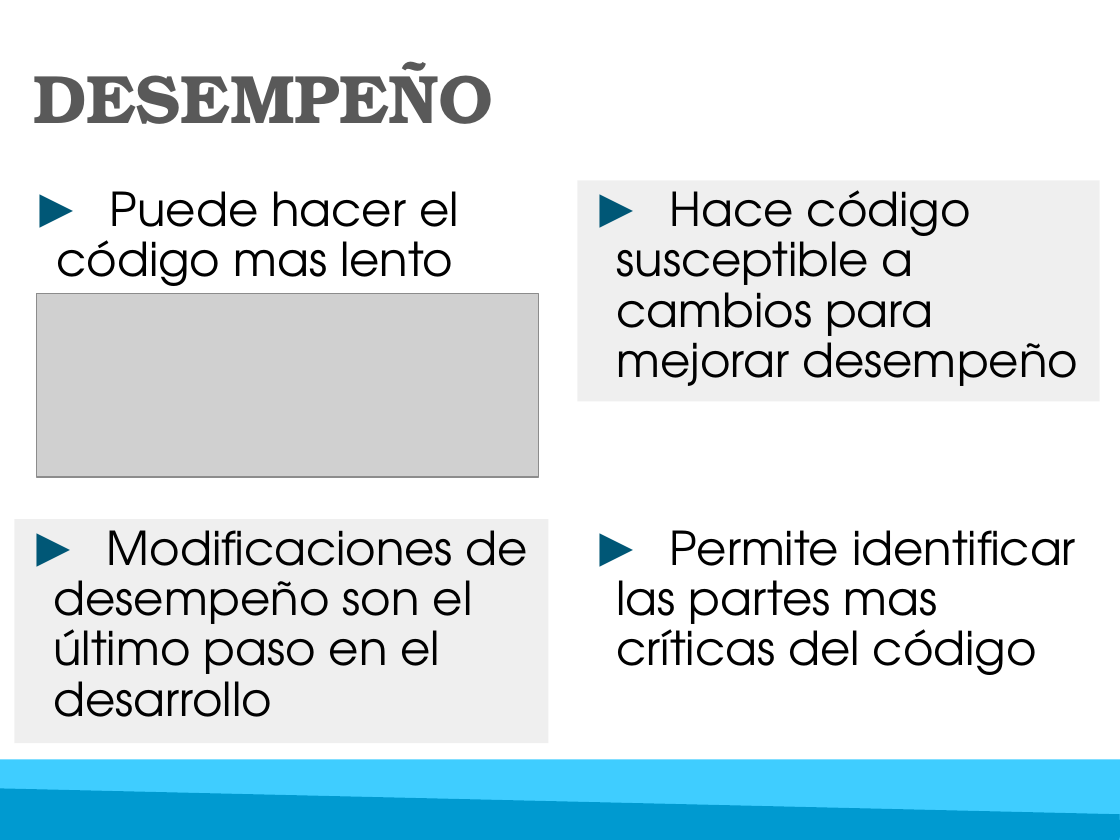
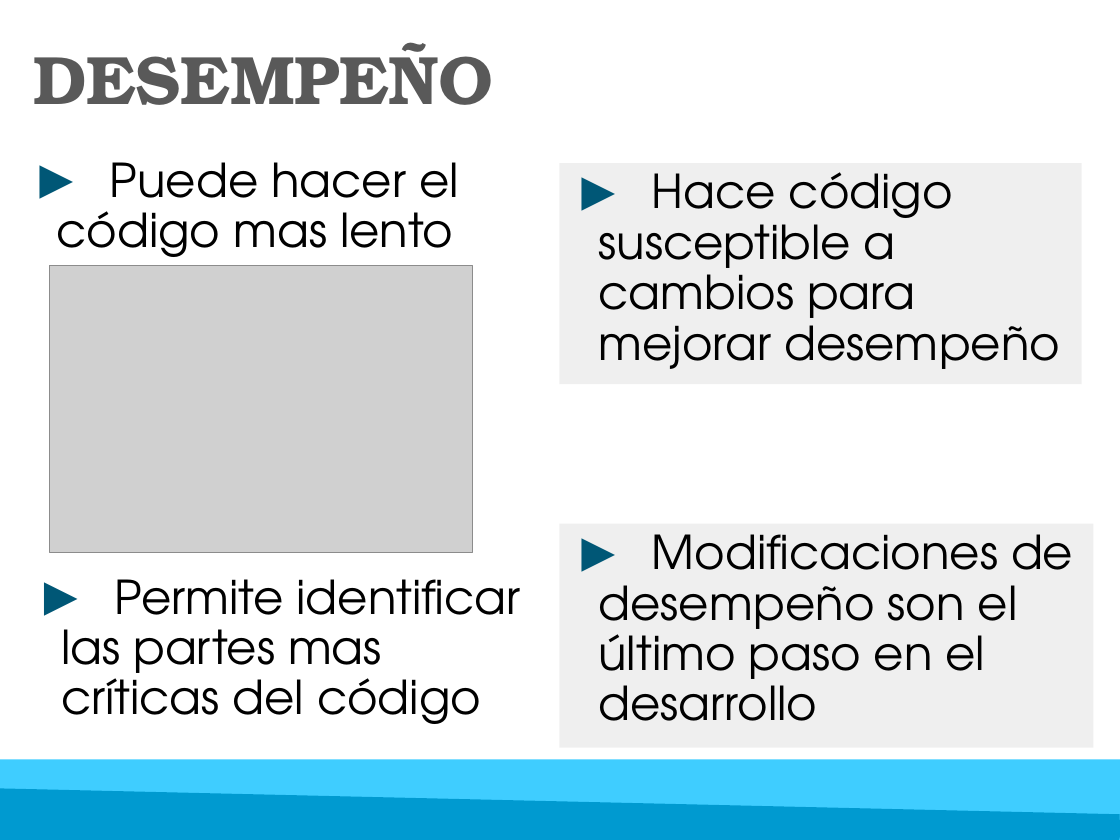
Before and after one commit to luisgepeto/RefactoringCourse, a slide deck: slide 9 of Presentacion/Refactoring.pptx (slide 8 before the commit). Drawn at 1120x840 pixels with LibreOffice and Linux fonts; fonts in the diff are those of the drawing; grey boxes stand for pictures. Boxes give left, top, right and bottom in pixels: in the first picture for what was removed or moved away, otherwise in the second. Text is boxed around its words. In the diff, an @@ line names an element or a change of style, - is before the commit and + after.

```diff
--- a/Presentacion/Refactoring.pptx
+++ b/Presentacion/Refactoring.pptx
@@ title "DESEMPEÑO": place and size @@
-title "DESEMPEÑO" at [33,61,493,124]
+title "DESEMPEÑO" at [33,42,493,105]
@@ text "Puede hacer el código mas ...": place and size @@
-text "Puede hacer el código mas ..." at [57,191,459,298]
+text "Puede hacer el código mas ..." at [57,162,459,269]
@@ rectangle "Hace código susceptible a cambios ...": place and size @@
-rectangle "Hace código susceptible a cambios ..." at [578,180,1100,401]
+rectangle "Hace código susceptible a cambios ..." at [560,164,1082,384]
@@ picture: place and size @@
-picture at [36,293,538,477]
+picture at [50,265,473,552]
@@ rectangle "Modificaciones de desempeño son el ...": place and size @@
-rectangle "Modificaciones de desempeño son el ..." at [15,520,549,744]
+rectangle "Modificaciones de desempeño son el ..." at [560,524,1094,748]
@@ text "Permite identificar las partes mas ...": place and size @@
-text "Permite identificar las partes mas ..." at [617,530,1076,675]
+text "Permite identificar las partes mas ..." at [61,579,520,724]
```
Also in this commit, not shown: 8 other slides changed, 26 slides added, 4 other files.
